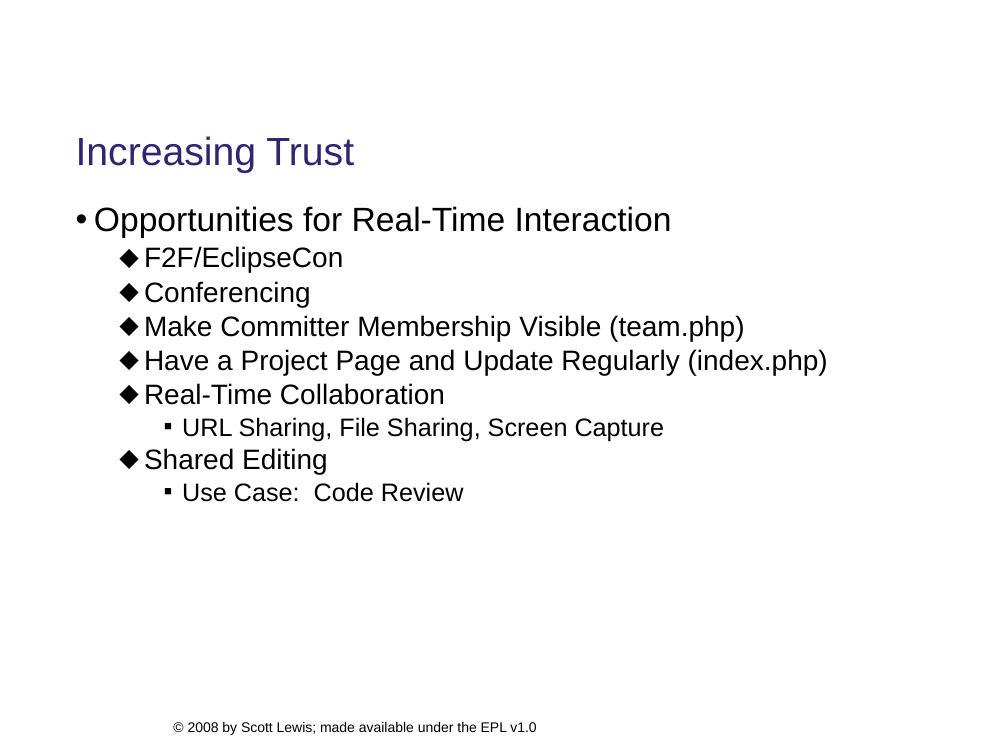
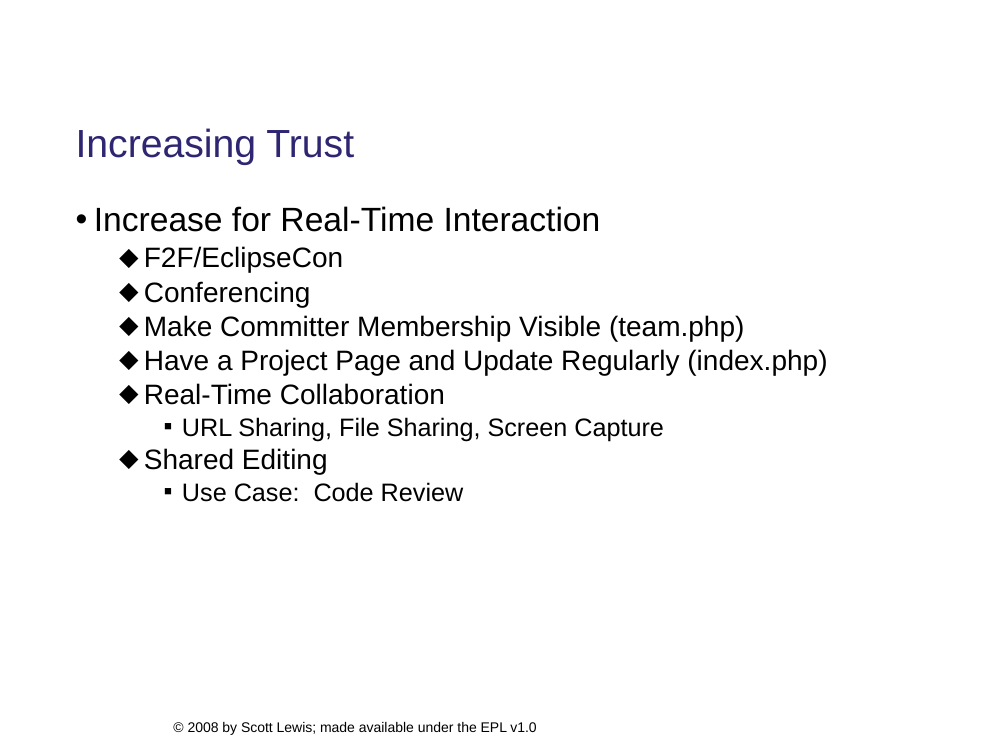
Before and after one commit to eclipse/ecf-website, a slide deck: slide 8 of presentations/eclipsecon2008/longtalk134/ecf_eclipsecon2008_134_DRAFT.ppt. Drawn at 1008x756 pixels with LibreOffice and Linux fonts; fonts in the diff are those of the drawing; background and template pictures are left out. Boxes give left, top, right and bottom in pixels: in the first picture for what was removed or moved away, otherwise in the second. Text is boxed around its words. In the diff, an @@ line names an element or a change of style, - is before the commit and + after.

```diff
--- a/presentations/eclipsecon2008/longtalk134/ecf_eclipsecon2008_134_DRAFT.ppt
+++ b/presentations/eclipsecon2008/longtalk134/ecf_eclipsecon2008_134_DRAFT.ppt
@@ title "Increasing Trust": place and size @@
-title "Increasing Trust" at <box>76,136,354,173</box>
+title "Increasing Trust" at <box>76,128,354,165</box>
@@ text at <box>94,206,601,232</box>: text changed @@
-• Opportunities for Real-Time Interaction
+• Increase for Real-Time Interaction
```
Also in this commit, not shown: 13 other slides changed, 1 other file.
